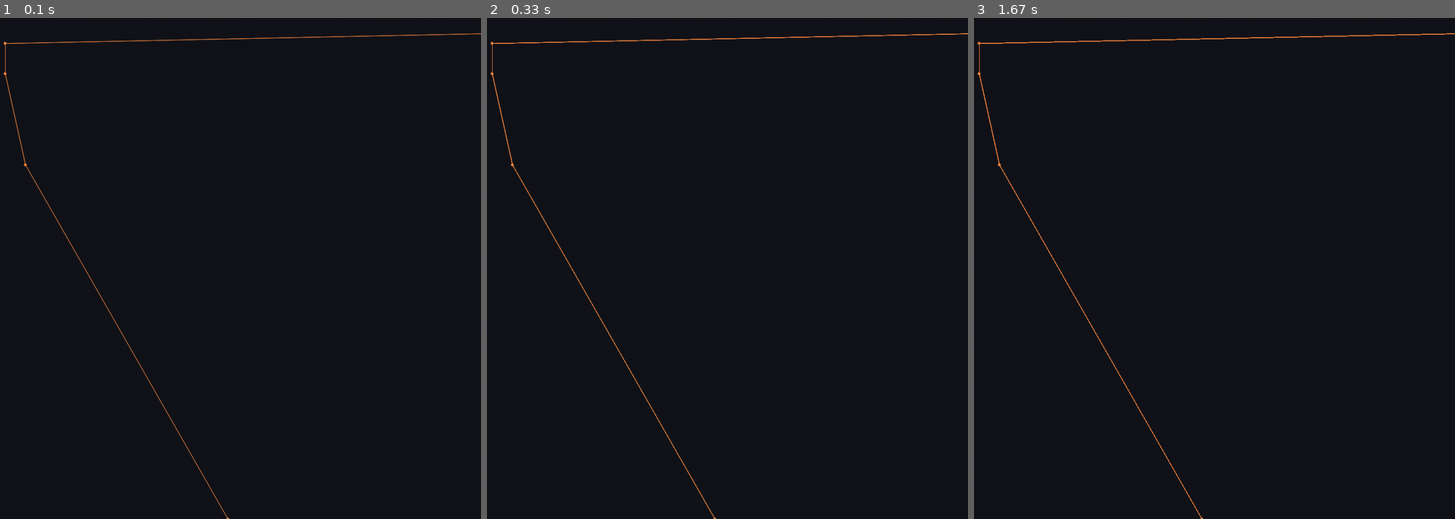
Above: before the commit, frames 1-3 (left to right).
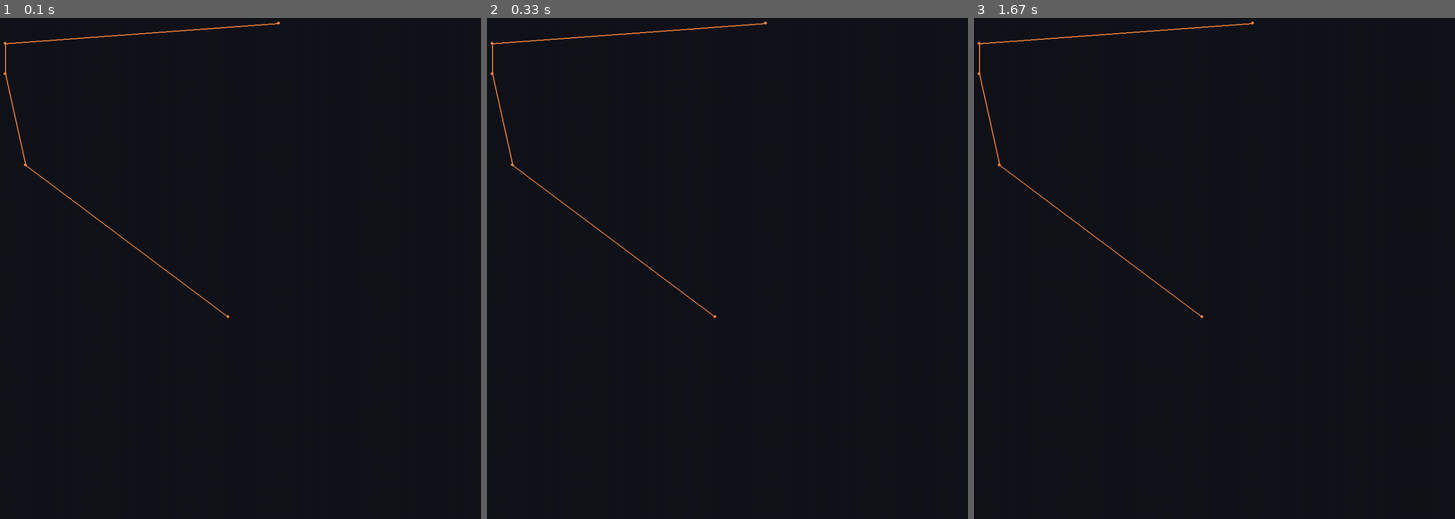
Above: after the commit, the same moments.

Repository: Bobbassoonguy/AutonomousVehicles
Game: pygame game, started from Scenarios/Scenario1_create_car.py
The game is run twice, just before and just after one commit, with the same random seed, the same clock (stepped at 60 frames per second) and the same inputs.
Inputs:
- Up to frame 1 (0.1 s): no input
- Up to frame 2 (0.33 s): no input
- Up to frame 3 (1.67 s): no input

The runs differ from the first frame. In frame 1, 0.8% of the frame differs, in the area x 1-100%, y 0-100%; in frame 2, 0.8%; in frame 3, 0.8%.

Commit message:
Working on RoadSegment.py

Diff:
--- a/Classes/MapSegment.py
+++ b/Classes/MapSegment.py
@@ -1,5 +1,5 @@
 import pygame
-
+import Vector
 
 class MapSegment:
     def __init__(self, parent_MapRoad, globals, start_point, end_point, arc_radius=0):
@@ -9,9 +9,14 @@
         self.end_point = end_point
         self.arc_radius = arc_radius
 
+    def get_as_vector(self):
+        return Vector.Vector(self.end_point[0]-self.start_point[0], self.end_point[1]-self.start_point[1])
+
     def draw_as_line(self, endpoints=False):
         draw_color = (244, 134, 64)
-        pygame.draw.aaline(self.globals.MAIN_SURFACE,draw_color,self.globals.point_to_pixels(self.start_point), self.globals.point_to_pixels(self.end_point))
+        # pygame.draw.aaline(self.globals.MAIN_SURFACE,draw_color,self.globals.point_to_pixels(self.start_point), self.globals.point_to_pixels(self.end_point))
+        pygame.draw.line(self.globals.MAIN_SURFACE, draw_color, self.globals.point_to_pixels(self.start_point),
+                           self.globals.point_to_pixels(self.end_point), 2)
         if endpoints:
             pygame.draw.circle(self.globals.MAIN_SURFACE, draw_color, self.globals.point_to_pixels(self.start_point), 3)
             pygame.draw.circle(self.globals.MAIN_SURFACE, draw_color, self.globals.point_to_pixels(self.end_point), 3)
--- a/Classes/RoadSegment.py
+++ b/Classes/RoadSegment.py
@@ -1,8 +1,17 @@
 import pygame
+import Vector
 
-class CLASSNAME:
-    def __init__(self):
-        print("Hello")
-    def funcone(self):
-        #foo bar
-        print("Hello")
+class RoadSegment:
+    def __init__(self, parent_MapSegment, globals, start_point, end_point, arc_radius=0):
+        self.parent = parent_MapSegment
+        self.globals = globals
+        self.start_point = start_point
+        self.end_point = end_point
+        self.arc_radius = arc_radius
+
+    def draw(self):
+        width = 3.66
+        #TODO make a thing that creates a rectangle based on the two points
+
+    def centerline_as_vector(self):
+        return Vector.Vector(self.end_point[0] - self.start_point[0], self.end_point[1] - self.start_point[1])
--- a/Scenarios/Scenario1_create_car.py
+++ b/Scenarios/Scenario1_create_car.py
@@ -20,7 +20,7 @@
 while not done:
     clock.tick(main.globals.FPS)
     main.globals.MAIN_SURFACE.fill((18, 20, 26))
-    main.road_map.add_road([[100,1],[3,3],[3,6],[5,15],[25,50]])
+    main.road_map.add_road([[30,1],[3,3],[3,6],[5,15],[25,30]])
     main.road_map.draw_lines(road_segment_points=True)
 
     #main.draw()
